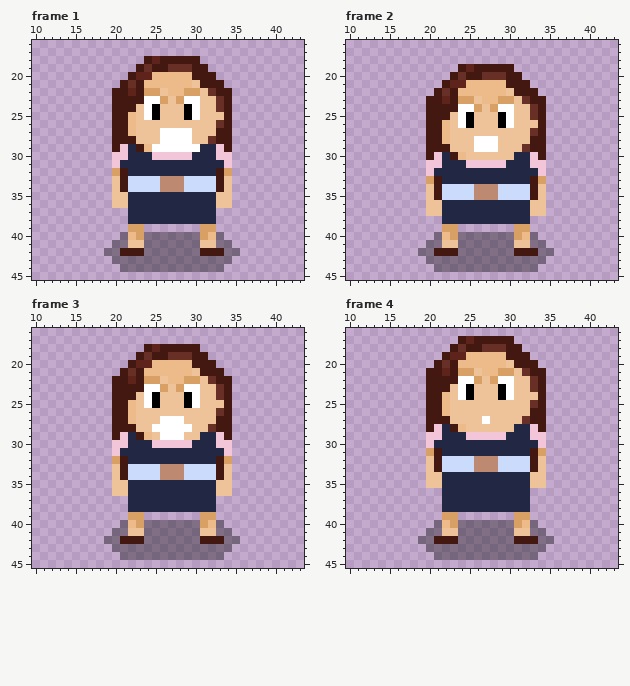
File history of a pixel-art file, Art/Characters/liv loop.aseprite. Above: the version before the commit.
56x56 pixels, 4 frames. Shown: frame 1: x 10..43, y 16..45; frame 2: x 10..43, y 16..45; frame 3: x 10..43, y 16..45; frame 4: x 10..43, y 16..45.
New version:
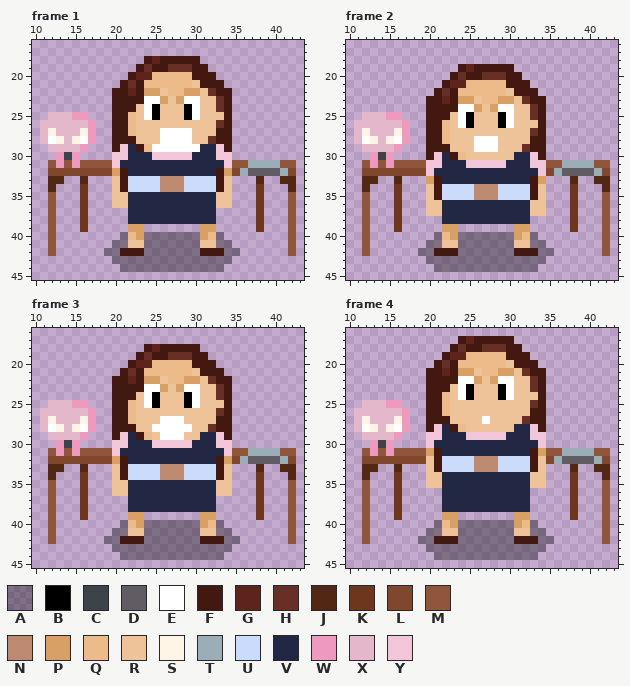
Palette (. is transparent): A #00000059  B #000000  C #3c4449  D #615b64  E #ffffff  F #421811  G #5e241b  H #682f26  J #522713  K #6d361d  L #80472d  M #8f563b  N #bd8971  P #d9a066  Q #ecbb89  R #eec39a  S #fff5e7  T #9badb7  U #cbdbfc  V #222743  W #ed9abe  X #e4b7ca  Y #f3c5d9
Changes in this commit:
layer "Layer 3" added
--- frame 1, layer "Layer 3"
@@ x 10..43 @@
 24 ..........FFFREBRRRBERRHF.........
-25 ..........FFQREBRRRBERRRF.........
-26 ..........FFQRRRRRRRRRRHF.........
-27 ..........FFQRRREEEERRRFF.........
-28 ..........FFFRRREEEERRHFF.........
-29 ..........FYVFQEEEEEEVVYF.........
-30 ..........YYVVVYYYYYVVVYY.........
-31 ..........YVVVVVVVVVVVVVY.........
-32 ..........PFVVVVVVVVVVVFP.........
-33 ..........RFUUUUNNNUUUUFR.........
-34 ..........RFUUUUNNNUUUUFR.........
-35 ..........RRVVVVVVVVVVVRR.........
-36 ..........RRVVVVVVVVVVVRR.........
-37 ............VVVVVVVVVVV...........
-38 ............VVVVVVVVVVV...........
-39 ............PP.......PP...........
-40 ...........AQPAAAAAAAPQA..........
-41 ..........AARRAAAAAAARRAA.........
-42 .........AAFFFAAAAAAAFFFAA........
+25 ..XXXWW...FFQREBRRRBERRRF.........
+26 .XXXXXXW..FFQRRRRRRRRRRHF.........
+27 .XSXXXSW..FFQRRREEEERRRFF.........
+28 .XESXSEW..FFFRRREEEERRHFF.........
+29 ..XXXXW...FYVFQEEEEEEVVYF.........
+30 ...WCW....YYVVVYYYYYVVVYY.........
+31 ..MWMWMMMMYVVVVVVVVVVVVVYMMTTTTMM.
+32 ..LLLLLLLLPFVVVVVVVVVVVFPLTDDDDTL.
+33 ..JJ..J...RFUUUUNNNUUUUFR...J..JJ.
+34 ..J...K...RFUUUUNNNUUUUFR...K...J.
+35 ..M...K...RRVVVVVVVVVVVRR...K...M.
+36 ..M...K...RRVVVVVVVVVVVRR...K...M.
+37 ..M...K.....VVVVVVVVVVV.....K...M.
+38 ..M...K.....VVVVVVVVVVV.....K...M.
+39 ..M...K.....PP.......PP.....K...M.
+40 ..M........AQPAAAAAAAPQA........M.
+41 ..M.......AARRAAAAAAARRAA.......M.
+42 ..M......AAFFFAAAAAAAFFFAA......M.
 43 ..........AAAAAAAAAAAAAAA.........
--- frame 2, layer "Layer 3"
@@ x 10..43 @@
 24 ..........FFFFEEPRPEERRHF.........
-25 ..........FFFREBRRRBERRHF.........
-26 ..........FFQREBRRRBERRRF.........
-27 ..........FFQRRRRRRRRRRHF.........
-28 ..........FFQRRREEERRRRFF.........
-29 ..........FFFRRREEERRRHFF.........
-30 ..........FYVFQRRRRRRVVYF.........
-31 ..........YYVVVYYYYYVVVYY.........
-32 ..........YVVVVVVVVVVVVVY.........
-33 ..........PFVVVVVVVVVVVFP.........
-34 ..........RFUUUUNNNUUUUFR.........
-35 ..........RFUUUUNNNUUUUFR.........
-36 ..........RRVVVVVVVVVVVRR.........
-37 ..........RRVVVVVVVVVVVRR.........
-38 ............VVVVVVVVVVV...........
-39 ............PP.......PP...........
-40 ...........AQPAAAAAAAPQA..........
-41 ..........AARRAAAAAAARRAA.........
-42 .........AAFFFAAAAAAAFFFAA........
+25 ..XXXWW...FFFREBRRRBERRHF.........
+26 .XXXXXXW..FFQREBRRRBERRRF.........
+27 .XSXXXSW..FFQRRRRRRRRRRHF.........
+28 .XESXSEW..FFQRRREEERRRRFF.........
+29 ..XXXXW...FFFRRREEERRRHFF.........
+30 ...WCW....FYVFQRRRRRRVVYF.........
+31 ..MWMWMMMMYYVVVYYYYYVVVYYMMTTTTMM.
+32 ..LLLLLLLLYVVVVVVVVVVVVVYLTDDDDTL.
+33 ..JJ..J...PFVVVVVVVVVVVFP...J..JJ.
+34 ..J...K...RFUUUUNNNUUUUFR...K...J.
+35 ..M...K...RFUUUUNNNUUUUFR...K...M.
+36 ..M...K...RRVVVVVVVVVVVRR...K...M.
+37 ..M...K...RRVVVVVVVVVVVRR...K...M.
+38 ..M...K.....VVVVVVVVVVV.....K...M.
+39 ..M...K.....PP.......PP.....K...M.
+40 ..M........AQPAAAAAAAPQA........M.
+41 ..M.......AARRAAAAAAARRAA.......M.
+42 ..M......AAFFFAAAAAAAFFFAA......M.
 43 ..........AAAAAAAAAAAAAAA.........
--- frame 3, layer "Layer 3"
@@ x 10..43 @@
 24 ..........FFFREBRRRBERRHF.........
-25 ..........FFQREBRRRBERRRF.........
-26 ..........FFQRRRRRRRRRRHF.........
-27 ..........FFQRRREEERRRRFF.........
-28 ..........FFFRREEEEERRHFF.........
-29 ..........FYVFQREEERRVVYF.........
-30 ..........YYVVVYYYYYVVVYY.........
-31 ..........YVVVVVVVVVVVVVY.........
-32 ..........PFVVVVVVVVVVVFP.........
-33 ..........RFUUUUNNNUUUUFR.........
-34 ..........RFUUUUNNNUUUUFR.........
-35 ..........RRVVVVVVVVVVVRR.........
-36 ..........RRVVVVVVVVVVVRR.........
-37 ............VVVVVVVVVVV...........
-38 ............VVVVVVVVVVV...........
-39 ............PP.......PP...........
-40 ...........AQPAAAAAAAPQA..........
-41 ..........AARRAAAAAAARRAA.........
-42 .........AAFFFAAAAAAAFFFAA........
+25 ..XXXWW...FFQREBRRRBERRRF.........
+26 .XXXXXXW..FFQRRRRRRRRRRHF.........
+27 .XSXXXSW..FFQRRREEERRRRFF.........
+28 .XESXSEW..FFFRREEEEERRHFF.........
+29 ..XXXXW...FYVFQREEERRVVYF.........
+30 ...WCW....YYVVVYYYYYVVVYY.........
+31 ..MWMWMMMMYVVVVVVVVVVVVVYMMTTTTMM.
+32 ..LLLLLLLLPFVVVVVVVVVVVFPLTDDDDTL.
+33 ..JJ..J...RFUUUUNNNUUUUFR...J..JJ.
+34 ..J...K...RFUUUUNNNUUUUFR...K...J.
+35 ..M...K...RRVVVVVVVVVVVRR...K...M.
+36 ..M...K...RRVVVVVVVVVVVRR...K...M.
+37 ..M...K.....VVVVVVVVVVV.....K...M.
+38 ..M...K.....VVVVVVVVVVV.....K...M.
+39 ..M...K.....PP.......PP.....K...M.
+40 ..M........AQPAAAAAAAPQA........M.
+41 ..M.......AARRAAAAAAARRAA.......M.
+42 ..M......AAFFFAAAAAAAFFFAA......M.
 43 ..........AAAAAAAAAAAAAAA.........
--- frame 4, layer "Layer 3"
@@ x 10..43 @@
 24 ..........FFQREBRRRBERRRF.........
-25 ..........FFQRRRRRRRRRRHF.........
-26 ..........FFQRRRRRRRRRRFF.........
-27 ..........FFFRRRRERRRRHFF.........
-28 ..........FYVFQRRRRRRVVYF.........
-29 ..........YYVVVYYYYYVVVYY.........
-30 ..........YVVVVVVVVVVVVVY.........
-31 ..........PFVVVVVVVVVVVFP.........
-32 ..........RFUUUUNNNUUUUFR.........
-33 ..........RFUUUUNNNUUUUFR.........
-34 ..........RRVVVVVVVVVVVRR.........
-35 ..........RRVVVVVVVVVVVRR.........
-36 ............VVVVVVVVVVV...........
-37 ............VVVVVVVVVVV...........
-38 ............VVVVVVVVVVV...........
-39 ............PP.......PP...........
-40 ...........AQPAAAAAAAPQA..........
-41 ..........AARRAAAAAAARRAA.........
-42 .........AAFFFAAAAAAAFFFAA........
+25 ..XXXWW...FFQRRRRRRRRRRHF.........
+26 .XXXXXXW..FFQRRRRRRRRRRFF.........
+27 .XSXXXSW..FFFRRRRERRRRHFF.........
+28 .XESXSEW..FYVFQRRRRRRVVYF.........
+29 ..XXXXW...YYVVVYYYYYVVVYY.........
+30 ...WCW....YVVVVVVVVVVVVVY.........
+31 ..MWMWMMMMPFVVVVVVVVVVVFPMMTTTTMM.
+32 ..LLLLLLLLRFUUUUNNNUUUUFRLTDDDDTL.
+33 ..JJ..J...RFUUUUNNNUUUUFR...J..JJ.
+34 ..J...K...RRVVVVVVVVVVVRR...K...J.
+35 ..M...K...RRVVVVVVVVVVVRR...K...M.
+36 ..M...K.....VVVVVVVVVVV.....K...M.
+37 ..M...K.....VVVVVVVVVVV.....K...M.
+38 ..M...K.....VVVVVVVVVVV.....K...M.
+39 ..M...K.....PP.......PP.....K...M.
+40 ..M........AQPAAAAAAAPQA........M.
+41 ..M.......AARRAAAAAAARRAA.......M.
+42 ..M......AAFFFAAAAAAAFFFAA......M.
 43 ..........AAAAAAAAAAAAAAA.........
